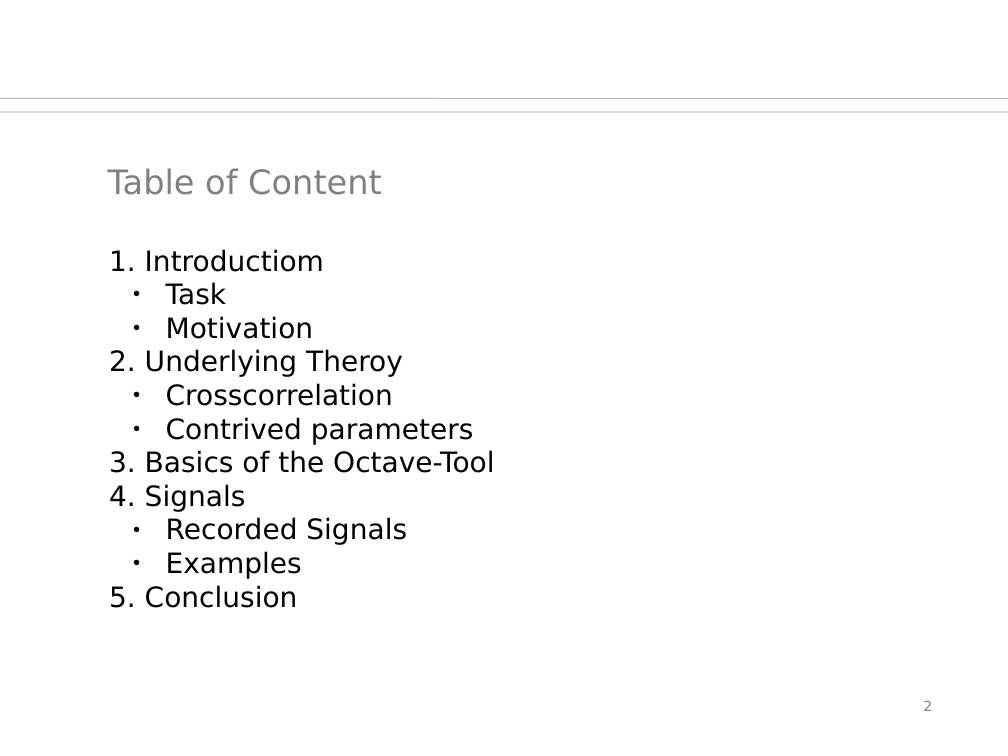
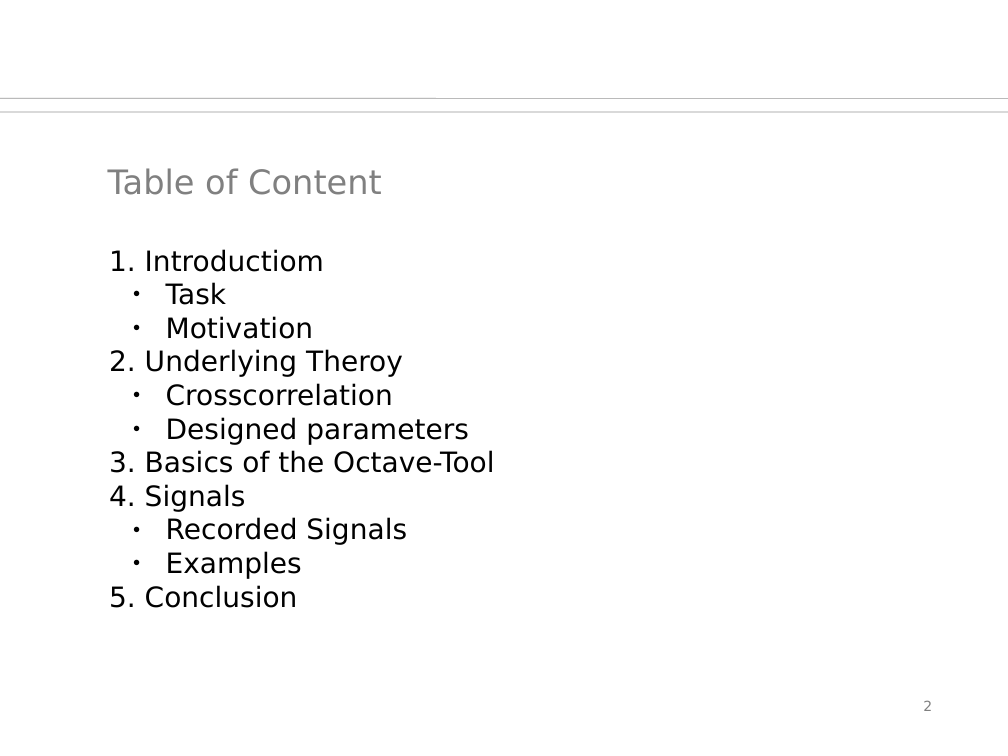
Before and after one commit to orgarten/Hauptseminar, a slide deck: slide 2 of Präsentation/btwf.odp. Drawn at 1008x756 pixels with LibreOffice and Linux fonts; fonts in the diff are those of the drawing; background and template pictures are left out. Boxes give left, top, right and bottom in pixels: in the first picture for what was removed or moved away, otherwise in the second. Text is boxed around its words. In the diff, an @@ line names an element or a change of style, - is before the commit and + after.

Commit message:
contrieved -> designed in presentation

```diff
--- a/Präsentation/btwf.odp
+++ b/Präsentation/btwf.odp
@@ text at (166, 417, 469, 445): text changed @@
-  ● Contrived parameters
+  ● Designed parameters
```
